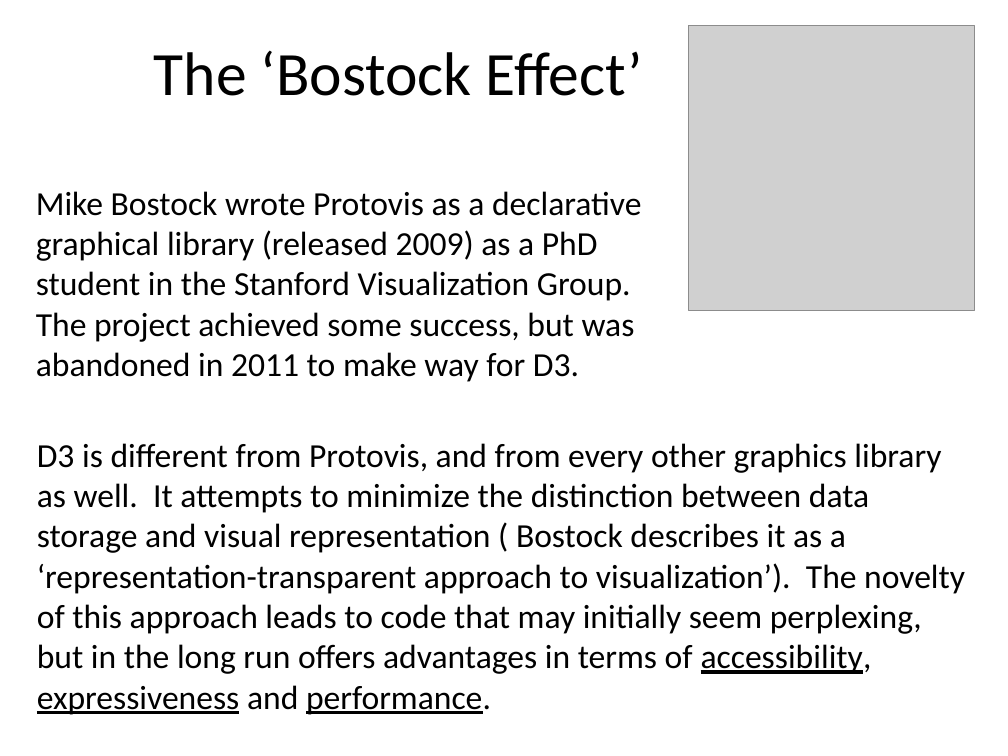
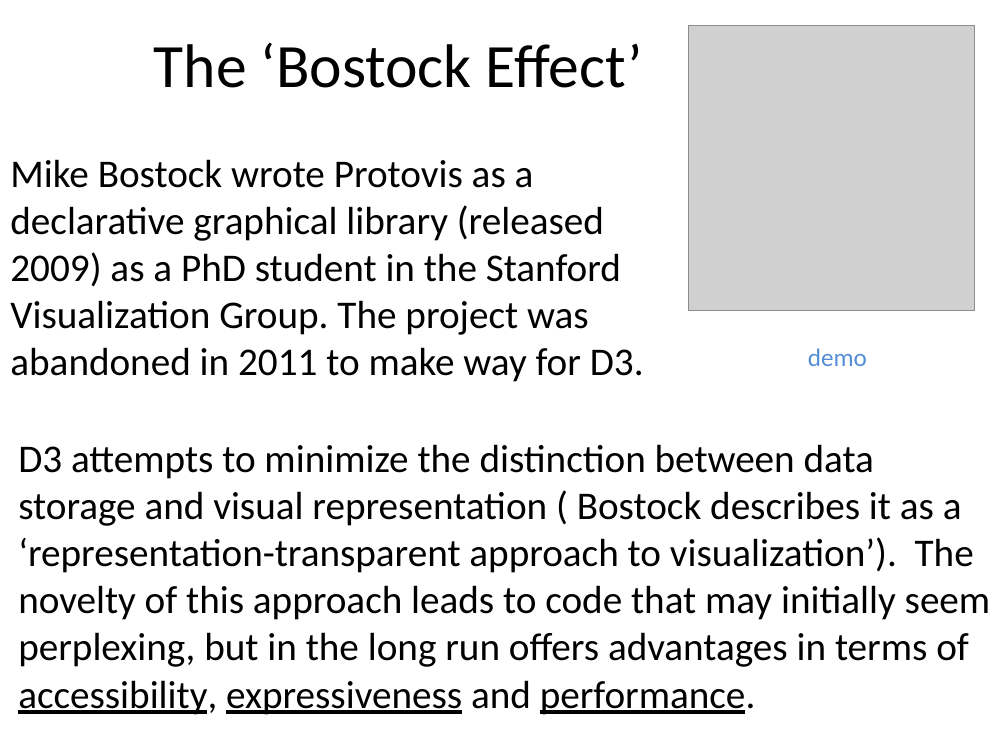
Before and after one commit to benralexander/lv, a slide deck: slide 49 of myD3_latest_c.ppt (slide 40 before the commit). Drawn at 1008x756 pixels with LibreOffice and Linux fonts; fonts in the diff are those of the drawing; grey boxes stand for pictures. Boxes give left, top, right and bottom in pixels: in the first picture for what was removed or moved away, otherwise in the second. Text is boxed around its words. In the diff, an @@ line names an element or a change of style, - is before the commit and + after.

Commit message:
improve presentation, along with sundry improvements to graphics in cow

```diff
--- a/myD3_latest_c.ppt
+++ b/myD3_latest_c.ppt
@@ title "The ‘Bostock Effect’": place and size @@
-title "The ‘Bostock Effect’" at [154, 50, 643, 96]
+title "The ‘Bostock Effect’" at [154, 42, 643, 88]
@@ text at [10, 159, 644, 382]: text changed; size 24 to 28 pt @@
-Mike Bostock wrote Protovis as a declarative graphical library (released 2009) as a PhD student in the Stanford Visualization Group. The project achieved some success, but was abandoned in 2011 to make way for D3.
+Mike Bostock wrote Protovis as a declarative graphical library (released 2009) as a PhD student in the Stanford Visualization Group. The project was abandoned in 2011 to make way for D3.
@@ text added at [808, 348, 867, 366], 18 pt, text #558ED5 @@
+demo
@@ text at [18, 444, 991, 715]: text changed; size 24 to 28 pt @@
-D3 is different from Protovis, and from every other graphics library as well. It attempts to minimize the distinction between data storage and visual representation ( Bostock describes it as a ‘representation-transparent approach to visualization’). The novelty of this approach leads to code that may initially seem perplexing, but in the long run offers advantages in terms of accessibility, expressiveness and performance.
+D3 attempts to minimize the distinction between data storage and visual representation ( Bostock describes it as a ‘representation-transparent approach to visualization’). The novelty of this approach leads to code that may initially seem perplexing, but in the long run offers advantages in terms of accessibility, expressiveness and performance.
```
Also in this commit, not shown: 32 other slides changed, 9 slides added, 3 slides removed, 7 other files.
